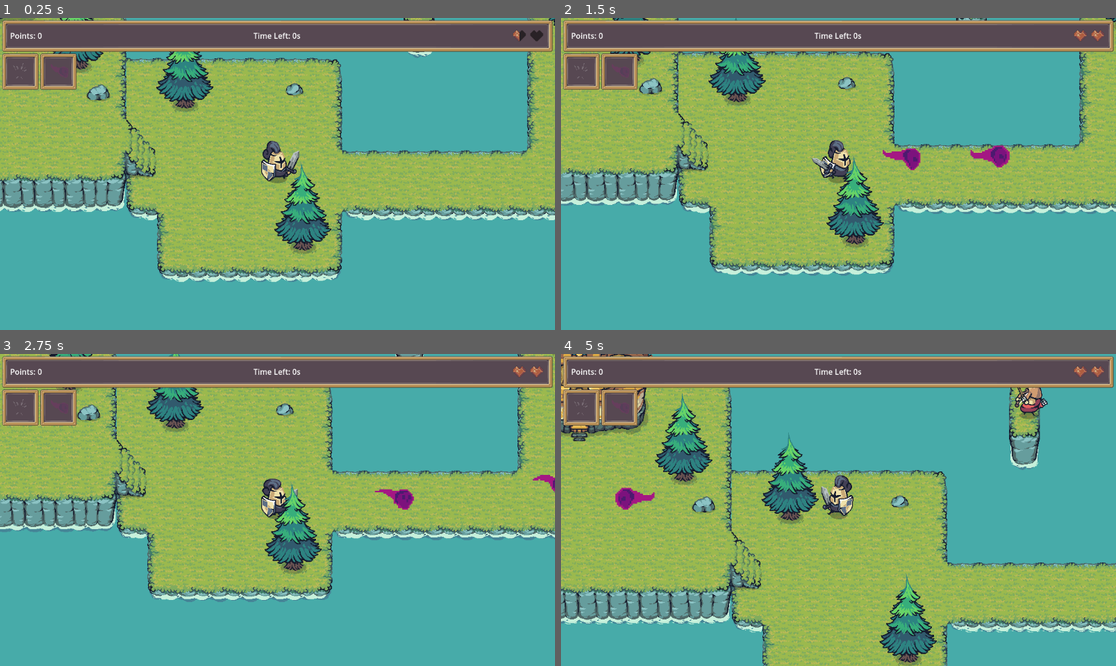
Above: before the commit, frames 1-4 (two rows, left to right).
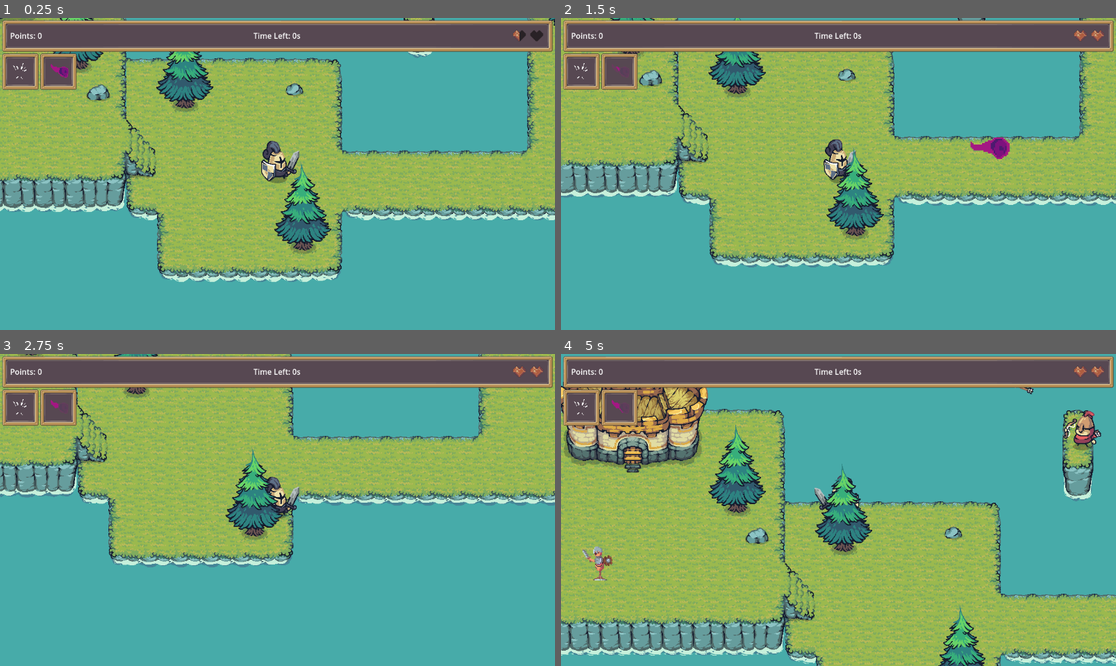
Above: after the commit, the same moments.

Repository: Jastro/mediavida-minigames
Game: Godot game, scene res://minigames/TheOrcsAreComingFromTheEast/TheOrcsAreComingFromTheEast.tscn
Two runs of this game, one before a commit and one after it. Both use one fixed random seed, a clock stepped at 60 frames per second and the inputs below. This scene is started directly instead of the project's main scene. Sound files missing from this copy of the repository are replaced by a short silence.
Inputs (mouse positions are in pixels of both pictures, inside the frame that each line leads up to):
- Up to frame 1 (0.25 s): no input
- Up to frame 2 (1.5 s): tap Enter (ui_accept) at 0.5, 0.77 s; move the mouse to (960, 158) at 0.52 s; hold Right (ui_right) 0.53-1.28 s; hold Q (action1) 0.53-1.28 s; click (960, 158) at 0.67 s; tap W (action2) at 0.8, 1.35 s; move the mouse to (727, 189) at 1.27 s; hold Down (ui_down) from 1.28 s (still down)
- Up to frame 3 (2.75 s): tap Enter (ui_accept) at 1.52 s; tap Q (action1) at 1.55 s; move the mouse to (333, 441) at 2.02 s; release Down (ui_down) at 2.03 s; hold Right (ui_right) from 2.03 s (still down); hold Q (action1) from 2.03 s (still down); tap W (action2) at 2.3 s
- Up to frame 4 (5 s): move the mouse to (810, 572) at 2.77 s; release Right (ui_right) at 2.78 s; release Q (action1) at 2.78 s; hold Up (ui_up) 2.78-3.53 s; tap W (action2) at 2.85, 3.8 s; click (810, 572) at 2.92 s; tap Enter (ui_accept) at 3.02, 3.77, 4.52 s; tap Q (action1) at 3.05, 4.35 s; move the mouse to (1005, 556) at 3.52 s; hold Space (special) 3.53-4.28 s; hold Left (ui_left) from 3.53 s (still down); move the mouse to (672, 463) at 4.27 s

The runs differ from the first frame. In frame 1, less than 0.1% of the frame differs, in the area x 2-13%, y 14-20%; in frame 2, 23%; in frame 3, 35%; in frame 4, 46%, in the area x 0-100%, y 0-100%.

Commit message:
Working on GUI

Diff:
--- a/minigames/TheOrcsAreComingFromTheEast/TheOrcsAreComingFromTheEast.tscn
+++ b/minigames/TheOrcsAreComingFromTheEast/TheOrcsAreComingFromTheEast.tscn
@@ -13,6 +13,7 @@
 [ext_resource type="Theme" uid="uid://d4bokxt780flg" path="res://resources/themes/etahoshi.tres" id="10_fsjeq"]
 [ext_resource type="Texture2D" uid="uid://irwg6ikylgq5" path="res://minigames/TheOrcsAreComingFromTheEast/assets/pimen.itch.io/Dark VFX 1 (40x32).png" id="12_400fk"]
 [ext_resource type="Texture2D" uid="uid://dgbteo3wprn4r" path="res://minigames/TheOrcsAreComingFromTheEast/assets/TrainingDummy/FX/HitFX/2/HitFX3.png" id="12_oyemk"]
+[ext_resource type="Script" uid="uid://rma17asduuqk" path="res://minigames/TheOrcsAreComingFromTheEast/gui/spell_icon.gd" id="13_wnptl"]
 
 [sub_resource type="AtlasTexture" id="AtlasTexture_oyemk"]
 atlas = ExtResource("12_400fk")
@@ -191,25 +192,33 @@
 custom_minimum_size = Vector2(75, 75)
 layout_mode = 2
 
-[node name="TextureProgressBar" type="TextureProgressBar" parent="CanvasLayer/GUI/VBoxContainer/HBoxContainer/SlashContainer"]
-layout_mode = 2
+[node name="Slash" type="TextureProgressBar" parent="CanvasLayer/GUI/VBoxContainer/HBoxContainer/SlashContainer"]
+unique_name_in_owner = true
+layout_mode = 2
+max_value = 1.0
+step = 0.05
 fill_mode = 5
 nine_patch_stretch = true
 texture_under = ExtResource("12_oyemk")
 texture_progress = ExtResource("12_oyemk")
 tint_under = Color(1, 1, 1, 0.2)
+script = ExtResource("13_wnptl")
 
 [node name="DarkSpellContainer" type="PanelContainer" parent="CanvasLayer/GUI/VBoxContainer/HBoxContainer"]
 custom_minimum_size = Vector2(75, 75)
 layout_mode = 2
 
 [node name="DarkSpell" type="TextureProgressBar" parent="CanvasLayer/GUI/VBoxContainer/HBoxContainer/DarkSpellContainer"]
-layout_mode = 2
+unique_name_in_owner = true
+layout_mode = 2
+max_value = 1.0
+step = 0.05
 fill_mode = 5
 nine_patch_stretch = true
 texture_under = SubResource("AtlasTexture_oyemk")
 texture_progress = SubResource("AtlasTexture_wnptl")
 tint_under = Color(1, 1, 1, 0.2)
+script = ExtResource("13_wnptl")
 
 [editable path="Elements/Environment/Rocks/Rock2"]
 [editable path="Elements/Environment/Rocks/Rock3"]
--- a/minigames/TheOrcsAreComingFromTheEast/characters/player.gd
+++ b/minigames/TheOrcsAreComingFromTheEast/characters/player.gd
@@ -1,6 +1,7 @@
 extends CharacterBody2D
 
 signal Hurt(current_hp)
+signal Cooldown(time, spell)
 
 enum EState {
 	Free,
@@ -30,6 +31,19 @@
 	GameManager.Difficulty.NORMAL	: 2,
 	GameManager.Difficulty.HARD		: 1,
 }
+var dark_spell_cooldown = {
+	GameManager.Difficulty.EASY		: 4,
+	GameManager.Difficulty.NORMAL	: 7,
+	GameManager.Difficulty.HARD		: 9,
+}
+var slash_cooldown = {
+	GameManager.Difficulty.EASY		: 0.1,
+	GameManager.Difficulty.NORMAL	: 0.2,
+	GameManager.Difficulty.HARD		: 0.4,
+}
+
+var slash_on_cooldown		= false
+var dark_spell_on_cooldown	= false
 
 func _ready():
 	dark_spell_scn = preload("res://minigames/TheOrcsAreComingFromTheEast/characters/dark_spell.tscn")
@@ -44,14 +58,19 @@
 	%Hurtbox.hurt.connect(_on_hurt)
 	%Hitbox.disable() # By default disable until we attack
 	current_hp = get_max_hp()
+	$SlashTimer.timeout.connect(_on_slash_reuse)
+	$DarkSpellTimer.timeout.connect(_on_dark_spell_reuse)
 
 func _input(event):
-	if(event.is_action_pressed("action1")):
+	if(event.is_action_pressed("action1") and !slash_on_cooldown):
+		slash_on_cooldown = true
 		%Pivot.rotation_degrees = 180 if %Animation.flip_h else 0
 		%Animation.play("Attack1")
 		%Hitbox.enable(0.4)
 		state = EState.Attacking
-	elif(event.is_action_pressed("action2")):
+		Cooldown.emit(slash_cooldown[GameManager.get_difficulty()], 0)
+	elif(event.is_action_pressed("action2") and !dark_spell_on_cooldown):
+		dark_spell_on_cooldown = true
 		%Pivot.rotation_degrees = 180 if %Animation.flip_h else 0
 		%Animation.play("Attack2")
 		%Hitbox.enable(0.4)
@@ -61,6 +80,7 @@
 		dark_spell.flip_h = $Animation.flip_h
 		get_parent().add_child(dark_spell)
 		dark_spell.global_position = global_position + dark_spell.direction * 100 + Vector2.UP * 25
+		Cooldown.emit(dark_spell_cooldown[GameManager.get_difficulty()], 1)
 	elif(event.is_action_pressed("special")):
 		if(desired_velocity.length() > MOV_THRESHOLD):
 			external_impulse += desired_velocity.normalized() * DASH_STRENGTH[difficulty]
@@ -96,7 +116,11 @@
 
 func _on_animation_finished():
 	match %Animation.animation:
-		"Attack1", "Attack2":
+		"Attack1":
+			$SlashTimer.start(slash_cooldown[GameManager.get_difficulty()])
+			state = EState.Free
+		"Attack2":
+			$DarkSpellTimer.start(dark_spell_cooldown[GameManager.get_difficulty()])
 			state = EState.Free
 
 func _on_hurt(source):
@@ -123,3 +147,8 @@
 func _animate_death(percent : float):
 	var mat : ShaderMaterial = %Animation.material
 	mat.set_shader_parameter("percent", percent)
+
+func _on_slash_reuse():
+	slash_on_cooldown		= false
+func _on_dark_spell_reuse():
+	dark_spell_on_cooldown	= false
--- a/minigames/TheOrcsAreComingFromTheEast/characters/player.tscn
+++ b/minigames/TheOrcsAreComingFromTheEast/characters/player.tscn
@@ -334,3 +334,9 @@
 [node name="CollisionShape2D" type="CollisionShape2D" parent="Pivot/Hitbox"]
 shape = SubResource("RectangleShape2D_xbwdc")
 debug_color = Color(0.4529335, 0.44957334, 1, 0.41960785)
+
+[node name="SlashTimer" type="Timer" parent="."]
+one_shot = true
+
+[node name="DarkSpellTimer" type="Timer" parent="."]
+one_shot = true
--- /dev/null
+++ b/minigames/TheOrcsAreComingFromTheEast/gui/spell_icon.gd
@@ -0,0 +1,14 @@
+extends TextureProgressBar
+
+var tween : Tween
+
+func _ready():
+	value = 1
+
+func set_reuse(time):
+	if(tween != null):
+		tween.kill()
+	tween = create_tween()
+	value = 0
+	tween.tween_property(self, "value", 1.0, time)
+	tween.play()
--- a/minigames/TheOrcsAreComingFromTheEast/the_orcs_are_coming_from_the_east.gd
+++ b/minigames/TheOrcsAreComingFromTheEast/the_orcs_are_coming_from_the_east.gd
@@ -3,6 +3,13 @@
 func _ready():
 	%Player.Hurt.connect(_on_hurt)
 	%HeartsContainer.initialise(%Player.get_max_hp())
+	$%Player.Cooldown.connect(_on_cooldown_spell)
 
 func _on_hurt(new_hp):
 	%HeartsContainer.update_hp(new_hp)
+
+func _on_cooldown_spell(time, spell):
+	if(spell == 0):
+		%Slash.set_reuse(time)
+	else:
+		%DarkSpell.set_reuse(time)
--- a/resources/themes/etahoshi.tres
+++ b/resources/themes/etahoshi.tres
@@ -1,6 +1,16 @@
-[gd_resource type="Theme" load_steps=3 format=3 uid="uid://d4bokxt780flg"]
+[gd_resource type="Theme" load_steps=9 format=3 uid="uid://d4bokxt780flg"]
 
 [ext_resource type="Texture2D" uid="uid://d2v5wbv4vdsmu" path="res://minigames/TheOrcsAreComingFromTheEast/assets/GUI/RectangleBox_96x96.png" id="1_3rkvj"]
+[ext_resource type="Texture2D" uid="uid://msx66hpk72p3" path="res://minigames/TheOrcsAreComingFromTheEast/assets/GUI/Button_52x14.png" id="1_fhhfj"]
+[ext_resource type="Texture2D" uid="uid://dtj2k3i3bvsyy" path="res://minigames/TheOrcsAreComingFromTheEast/assets/GUI/ValueBar_128x16.png" id="3_ifrjd"]
+[ext_resource type="Texture2D" uid="uid://bxoepx5wesrxe" path="res://minigames/TheOrcsAreComingFromTheEast/assets/GUI/ValueRed_120x8.png" id="4_fou2b"]
+
+[sub_resource type="StyleBoxTexture" id="StyleBoxTexture_5trv3"]
+texture = ExtResource("1_fhhfj")
+texture_margin_left = 5.0
+texture_margin_top = 3.0
+texture_margin_right = 5.0
+texture_margin_bottom = 3.0
 
 [sub_resource type="StyleBoxTexture" id="StyleBoxTexture_fhhfj"]
 texture = ExtResource("1_3rkvj")
@@ -10,5 +20,27 @@
 texture_margin_bottom = 12.0
 region_rect = Rect2(0, 0, 96, 96)
 
+[sub_resource type="StyleBoxTexture" id="StyleBoxTexture_exer3"]
+texture = ExtResource("3_ifrjd")
+texture_margin_left = 4.0
+texture_margin_top = 4.0
+texture_margin_right = 4.0
+texture_margin_bottom = 4.0
+expand_margin_left = 4.0
+expand_margin_top = 4.0
+expand_margin_right = 4.0
+expand_margin_bottom = 4.0
+
+[sub_resource type="StyleBoxTexture" id="StyleBoxTexture_eea05"]
+texture = ExtResource("4_fou2b")
+region_rect = Rect2(0, 0, 120, 8)
+
 [resource]
+Button/styles/disabled = SubResource("StyleBoxTexture_5trv3")
+Button/styles/focus = SubResource("StyleBoxTexture_5trv3")
+Button/styles/hover = SubResource("StyleBoxTexture_5trv3")
+Button/styles/normal = SubResource("StyleBoxTexture_5trv3")
+Button/styles/pressed = SubResource("StyleBoxTexture_5trv3")
 PanelContainer/styles/panel = SubResource("StyleBoxTexture_fhhfj")
+ProgressBar/styles/background = SubResource("StyleBoxTexture_exer3")
+ProgressBar/styles/fill = SubResource("StyleBoxTexture_eea05")
--- a/scenes/autoloads/AudioManager.gd
+++ b/scenes/autoloads/AudioManager.gd
@@ -10,9 +10,13 @@
 }
 
 enum EBus {
-	SFX, Music
+	Master, SFX, Music
 }
-
+var BusToString = {
+	EBus.Master : "Master",
+	EBus.SFX	: "SFX",
+	EBus.Music	: "Music",
+}
 var SOUND_PATH = {
 	ESound.Success	: "res://assets/audio/maygenko.itch.iobasic-rpg-sfx-by-maygenko/small victory slide up.ogg",
 	ESound.Fail		: "res://assets/audio/maygenko.itch.iobasic-rpg-sfx-by-maygenko/falling notes - trouble.ogg",
@@ -62,3 +66,6 @@
 
 func _on_sound_finished():
 	queue_free()
+
+func get_bus(bus : EBus):
+	return BusToString[bus]
--- /dev/null
+++ b/scenes/ui/audio_menu/audio_bus_edit.gd
@@ -0,0 +1,22 @@
+extends HBoxContainer
+
+@export var bus : AudioManager.EBus
+
+var bus_idx
+
+var volume
+
+func _ready():
+	$Left.pressed.connect(_on_left)
+	$Right.pressed.connect(_on_right)
+	bus_idx		= AudioServer.get_bus_index(AudioManager.get_bus(bus))
+	volume		= AudioServer.get_bus_volume_linear(bus_idx)
+	$ProgressBar.value = volume
+func _on_left():
+	volume = clamp(volume-0.1, 0.0, 1.0)
+	AudioServer.set_bus_volume_linear(bus_idx, volume)
+	$ProgressBar.value = volume
+func _on_right():
+	volume = clamp(volume+0.1, 0.0, 1.0)
+	AudioServer.set_bus_volume_linear(bus_idx, volume)
+	$ProgressBar.value = volume
--- /dev/null
+++ b/scenes/ui/audio_menu/audio_bus_edit.tscn
@@ -0,0 +1,24 @@
+[gd_scene load_steps=2 format=3 uid="uid://cx0dy1v1hlivj"]
+
+[ext_resource type="Script" uid="uid://bo76di5ka3aqx" path="res://scenes/ui/audio_menu/audio_bus_edit.gd" id="1_bvhmv"]
+
+[node name="AudioBusEdit" type="HBoxContainer"]
+script = ExtResource("1_bvhmv")
+
+[node name="Left" type="Button" parent="."]
+custom_minimum_size = Vector2(32, 0)
+layout_mode = 2
+theme_type_variation = &"LeftArrow"
+text = "<"
+
+[node name="ProgressBar" type="ProgressBar" parent="."]
+layout_mode = 2
+size_flags_horizontal = 3
+size_flags_vertical = 1
+max_value = 1.0
+
+[node name="Right" type="Button" parent="."]
+custom_minimum_size = Vector2(32, 0)
+layout_mode = 2
+theme_type_variation = &"RightArrow"
+text = ">"
--- /dev/null
+++ b/scenes/ui/audio_menu/audio_menu.tscn
@@ -0,0 +1,77 @@
+[gd_scene load_steps=3 format=3 uid="uid://babei37hjddqh"]
+
+[ext_resource type="Theme" uid="uid://d4bokxt780flg" path="res://resources/themes/etahoshi.tres" id="1_b2g5o"]
+[ext_resource type="PackedScene" uid="uid://cx0dy1v1hlivj" path="res://scenes/ui/audio_menu/audio_bus_edit.tscn" id="1_wfkxk"]
+
+[node name="AudioMenu" type="MarginContainer"]
+anchors_preset = 10
+anchor_right = 1.0
+offset_bottom = 315.0
+grow_horizontal = 2
+size_flags_horizontal = 3
+theme = ExtResource("1_b2g5o")
+theme_override_constants/margin_left = 200
+theme_override_constants/margin_top = 30
+theme_override_constants/margin_right = 200
+theme_override_constants/margin_bottom = 30
+
+[node name="PanelContainer" type="PanelContainer" parent="."]
+layout_mode = 2
+
+[node name="MarginContainer" type="MarginContainer" parent="PanelContainer"]
+layout_mode = 2
+theme_override_constants/margin_left = 5
+theme_override_constants/margin_top = 5
+theme_override_constants/margin_right = 5
+theme_override_constants/margin_bottom = 5
+
+[node name="VBoxContainer" type="VBoxContainer" parent="PanelContainer/MarginContainer"]
+layout_mode = 2
+
+[node name="AudioLabel" type="Label" parent="PanelContainer/MarginContainer/VBoxContainer"]
+layout_mode = 2
+text = "Audio"
+
+[node name="HSeparator" type="HSeparator" parent="PanelContainer/MarginContainer/VBoxContainer"]
+layout_mode = 2
+
+[node name="MarginContainer" type="MarginContainer" parent="PanelContainer/MarginContainer/VBoxContainer"]
+layout_mode = 2
+theme_override_constants/margin_left = 15
+theme_override_constants/margin_top = 5
+theme_override_constants/margin_right = 5
+theme_override_constants/margin_bottom = 5
+
+[node name="VBoxContainer" type="VBoxContainer" parent="PanelContainer/MarginContainer/VBoxContainer/MarginContainer"]
+layout_mode = 2
+
+[node name="MasterLabel" type="Label" parent="PanelContainer/MarginContainer/VBoxContainer/MarginContainer/VBoxContainer"]
+layout_mode = 2
+text = "Audio"
+
+[node name="MasterBus" parent="PanelContainer/MarginContainer/VBoxContainer/MarginContainer/VBoxContainer" instance=ExtResource("1_wfkxk")]
+layout_mode = 2
+
+[node name="Separator" type="MarginContainer" parent="PanelContainer/MarginContainer/VBoxContainer/MarginContainer/VBoxContainer"]
+layout_mode = 2
+theme_override_constants/margin_top = 5
+
+[node name="SFXLabel" type="Label" parent="PanelContainer/MarginContainer/VBoxContainer/MarginContainer/VBoxContainer"]
+layout_mode = 2
+text = "SFX"
+
+[node name="SFXBus" parent="PanelContainer/MarginContainer/VBoxContainer/MarginContainer/VBoxContainer" instance=ExtResource("1_wfkxk")]
+layout_mode = 2
+bus = 1
+
+[node name="Separator2" type="MarginContainer" parent="PanelContainer/MarginContainer/VBoxContainer/MarginContainer/VBoxContainer"]
+layout_mode = 2
+theme_override_constants/margin_top = 5
+
+[node name="MusicLabel" type="Label" parent="PanelContainer/MarginContainer/VBoxContainer/MarginContainer/VBoxContainer"]
+layout_mode = 2
+text = "Music"
+
+[node name="MusicBus" parent="PanelContainer/MarginContainer/VBoxContainer/MarginContainer/VBoxContainer" instance=ExtResource("1_wfkxk")]
+layout_mode = 2
+bus = 2
Not shown: 1 places in minigames/TheOrcsAreComingFromTheEast/TheOrcsAreComingFromTheEast.tscn that only renumber resources
Not shown, added: minigames/TheOrcsAreComingFromTheEast/gui/spell_icon.gd.uid
Not shown, added: scenes/ui/audio_menu/audio_bus_edit.gd.uid
